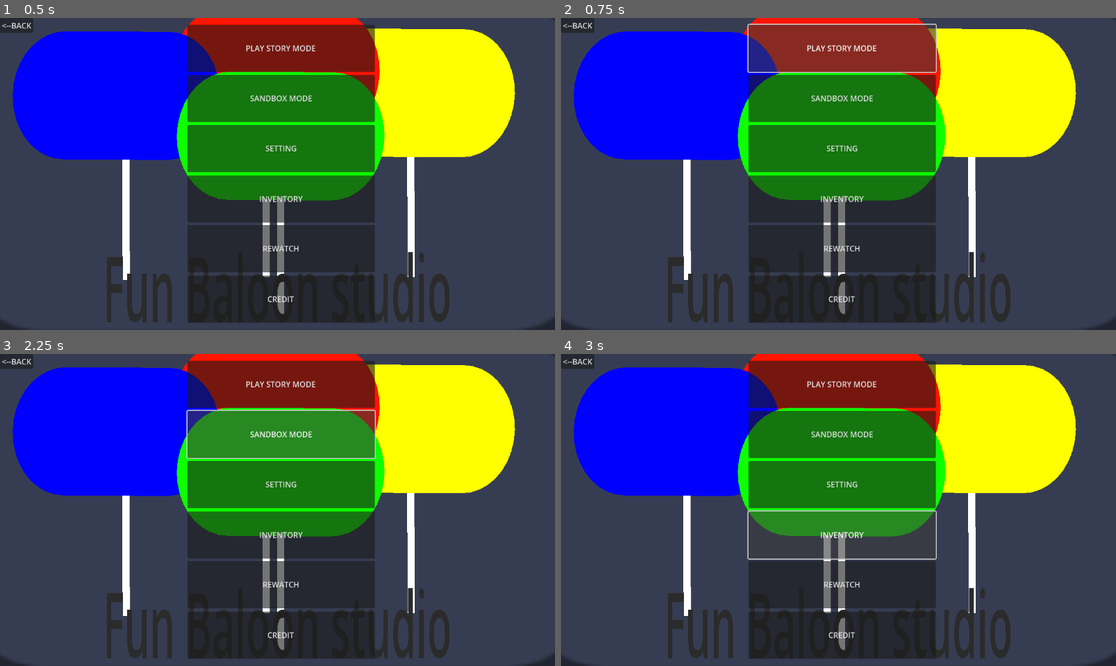
Above: before the commit, frames 1-4 (two rows, left to right).
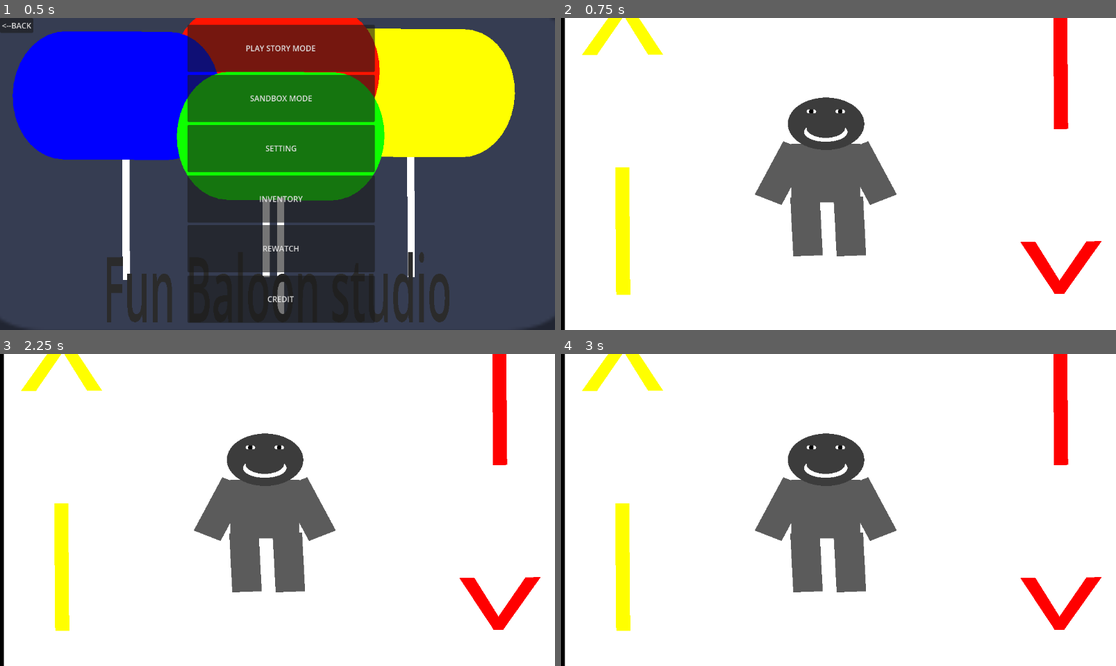
Above: after the commit, the same moments.

Repository: StudioXPEtudiant/25-26.M.S2.MiniGames
Game: Godot game, scene res://scenes/ui_setting.tscn
Two runs of this game, one before a commit and one after it. Both use one fixed random seed, a clock stepped at 60 frames per second and the inputs below. Before the commit the project starts from res://ui_setting.tscn. The engine's default icon, where the game draws it, is replaced by a stand-in: a white triangle on a blue panel in a dark square.
Inputs (mouse positions are in pixels of both pictures, inside the frame that each line leads up to):
- Up to frame 1 (0.5 s): no input
- Up to frame 2 (0.75 s): click "PLAY STORY MODE" at 0.5 s
- Up to frame 3 (2.25 s): click (283, 385) at 1.25 s, where only the run before the commit has a clickable "PLAY STORY MODE"; click (283, 435) at 2 s, where only the run before the commit has a clickable "SANDBOX MODE"
- Up to frame 4 (3 s): click (844, 534) at 2.75 s, where only the run before the commit has a clickable "INVENTORY"

Frame 1 is identical in both runs. In frame 2, 99% of the frame differs, in the area x 0-100%, y 0-100%; in frame 3, 99%; in frame 4, 99%.

Commit message:
ça fonctionne finalement!!!!!!!!!!!!!!!

Diff:
--- /dev/null
+++ b/PLAY STORY MODE.gd
@@ -0,0 +1,12 @@
+extends Button
+
+func _pressed():
+	get_tree().change_scene_to_file("res://scenes/map_début_histoire.tscn")
+# Called when the node enters the scene tree for the first time.
+func _ready():
+	pass # Replace with function body.
+
+
+# Called every frame. 'delta' is the elapsed time since the previous frame.
+func _process(delta):
+	pass
--- a/personnage_principal.tscn
+++ b/personnage_principal.tscn
@@ -121,7 +121,6 @@
 
 [node name="CollisionShape2D" type="CollisionShape2D" parent="."]
 position = Vector2(-0.338195, 13.4683)
-scale = Vector2(1, 1)
 shape = SubResource("RectangleShape2D_ye1pg")
 
 [node name="Camera2D" type="Camera2D" parent="."]
--- a/porte.tscn
+++ b/porte.tscn
@@ -25,7 +25,6 @@
 scale = Vector2(1.72096, 0.769774)
 
 [node name="CollisionShape2D" type="CollisionShape2D" parent="porte/Area2D"]
-scale = Vector2(1, 1)
 shape = SubResource("CircleShape2D_lp03r")
 
 [node name="MeshInstance2D4" type="MeshInstance2D" parent="porte"]
--- a/project.godot
+++ b/project.godot
@@ -11,7 +11,7 @@
 [application]
 
 config/name="MINIGAME"
-run/main_scene="res://ui_setting.tscn"
+run/main_scene="res://scenes/ui_setting.tscn"
 config/features=PackedStringArray("4.2", "Forward Plus")
 config/icon="res://icon.svg"
 
--- a/map_début_histoire.tscn
+++ b/scenes/map_début_histoire.tscn
@@ -60,7 +60,6 @@
 scale = Vector2(1.72096, 0.769774)
 
 [node name="CollisionShape2D" type="CollisionShape2D" parent="porte/Area2D"]
-scale = Vector2(1, 1)
 shape = SubResource("CircleShape2D_xd46m")
 
 [node name="MeshInstance2D4" type="MeshInstance2D" parent="porte"]
--- a/ui_setting.tscn
+++ b/scenes/ui_setting.tscn
@@ -1,6 +1,7 @@
-[gd_scene load_steps=5 format=3 uid="uid://bk0dbhehdbnvh"]
+[gd_scene load_steps=6 format=3 uid="uid://bk0dbhehdbnvh"]
 
-[ext_resource type="PackedScene" uid="uid://davrwqfk5rj87" path="res://icon.tscn" id="1_56xty"]
+[ext_resource type="Script" path="res://PLAY STORY MODE.gd" id="1_lv2l4"]
+[ext_resource type="PackedScene" uid="uid://davrwqfk5rj87" path="res://icon.tscn" id="2_exvro"]
 
 [sub_resource type="TextMesh" id="TextMesh_tnb5y"]
 text = "CREDIT TO :
@@ -43,6 +44,7 @@
 offset_bottom = 112.0
 action_mode = 0
 text = "PLAY STORY MODE"
+script = ExtResource("1_lv2l4")
 metadata/_edit_use_anchors_ = true
 
 [node name="PLAY NORMAL MODE" type="Button" parent="." groups=["normal setting ui button"]]
@@ -125,19 +127,19 @@
 "
 metadata/_edit_use_anchors_ = true
 
-[node name="MeshInstance2D" type="MeshInstance2D" parent="."]
+[node name="olivier" type="MeshInstance2D" parent="."]
 visible = false
 modulate = Color(0, 1, 1, 1)
 position = Vector2(571, 326.936)
 scale = Vector2(256.552, -240.649)
 mesh = SubResource("TextMesh_28njg")
 
-[node name="Icon2" parent="." instance=ExtResource("1_56xty")]
+[node name="Icon2" parent="." instance=ExtResource("2_exvro")]
 show_behind_parent = true
 position = Vector2(572.5, 312.5)
 scale = Vector2(10.0234, 5.60156)
 
-[node name="MeshInstance2D2" type="MeshInstance2D" parent="."]
+[node name="benjamin" type="MeshInstance2D" parent="."]
 visible = false
 position = Vector2(578, 218.076)
 scale = Vector2(280.31, -239.792)
@@ -165,12 +167,13 @@
 [connection signal="pressed" from="OLIVIER_LAFLAMME_CREDIT_BUTTON" to="OLIVIER_LAFLAMME_CREDIT_BUTTON" method="set_disabled" binds= [true]]
 [connection signal="pressed" from="OLIVIER_LAFLAMME_CREDIT_BUTTON" to="BENJAMIN_BÉRUBÉ_CREDIT_BUTTON" method="set_visible" binds= [false]]
 [connection signal="pressed" from="OLIVIER_LAFLAMME_CREDIT_BUTTON" to="BENJAMIN_BÉRUBÉ_CREDIT_BUTTON" method="set_disabled" binds= [true]]
-[connection signal="pressed" from="OLIVIER_LAFLAMME_CREDIT_BUTTON" to="MeshInstance2D" method="set_visible" binds= [true]]
+[connection signal="pressed" from="OLIVIER_LAFLAMME_CREDIT_BUTTON" to="olivier" method="set_visible" binds= [true]]
 [connection signal="pressed" from="BENJAMIN_BÉRUBÉ_CREDIT_BUTTON" to="Multi credit text" method="set_visible" binds= [false]]
 [connection signal="pressed" from="BENJAMIN_BÉRUBÉ_CREDIT_BUTTON" to="OLIVIER_LAFLAMME_CREDIT_BUTTON" method="set_visible" binds= [false]]
 [connection signal="pressed" from="BENJAMIN_BÉRUBÉ_CREDIT_BUTTON" to="OLIVIER_LAFLAMME_CREDIT_BUTTON" method="set_disabled" binds= [true]]
 [connection signal="pressed" from="BENJAMIN_BÉRUBÉ_CREDIT_BUTTON" to="BENJAMIN_BÉRUBÉ_CREDIT_BUTTON" method="set_visible" binds= [false]]
 [connection signal="pressed" from="BENJAMIN_BÉRUBÉ_CREDIT_BUTTON" to="BENJAMIN_BÉRUBÉ_CREDIT_BUTTON" method="set_disabled" binds= [true]]
+[connection signal="pressed" from="BENJAMIN_BÉRUBÉ_CREDIT_BUTTON" to="benjamin" method="set_visible" binds= [true]]
 [connection signal="pressed" from="<--BACK" to="PLAY STORY MODE" method="set_visible" binds= [true]]
 [connection signal="pressed" from="<--BACK" to="PLAY STORY MODE" method="set_disabled" binds= [false]]
 [connection signal="pressed" from="<--BACK" to="PLAY NORMAL MODE" method="set_visible" binds= [true]]
@@ -188,4 +191,5 @@
 [connection signal="pressed" from="<--BACK" to="OLIVIER_LAFLAMME_CREDIT_BUTTON" method="set_disabled" binds= [true]]
 [connection signal="pressed" from="<--BACK" to="BENJAMIN_BÉRUBÉ_CREDIT_BUTTON" method="set_visible" binds= [false]]
 [connection signal="pressed" from="<--BACK" to="BENJAMIN_BÉRUBÉ_CREDIT_BUTTON" method="set_disabled" binds= [true]]
-[connection signal="pressed" from="<--BACK" to="MeshInstance2D" method="set_visible" binds= [false]]
+[connection signal="pressed" from="<--BACK" to="olivier" method="set_visible" binds= [false]]
+[connection signal="pressed" from="<--BACK" to="benjamin" method="set_visible" binds= [false]]
Not shown: 2 places in scenes/map_début_histoire.tscn that only renumber resources
